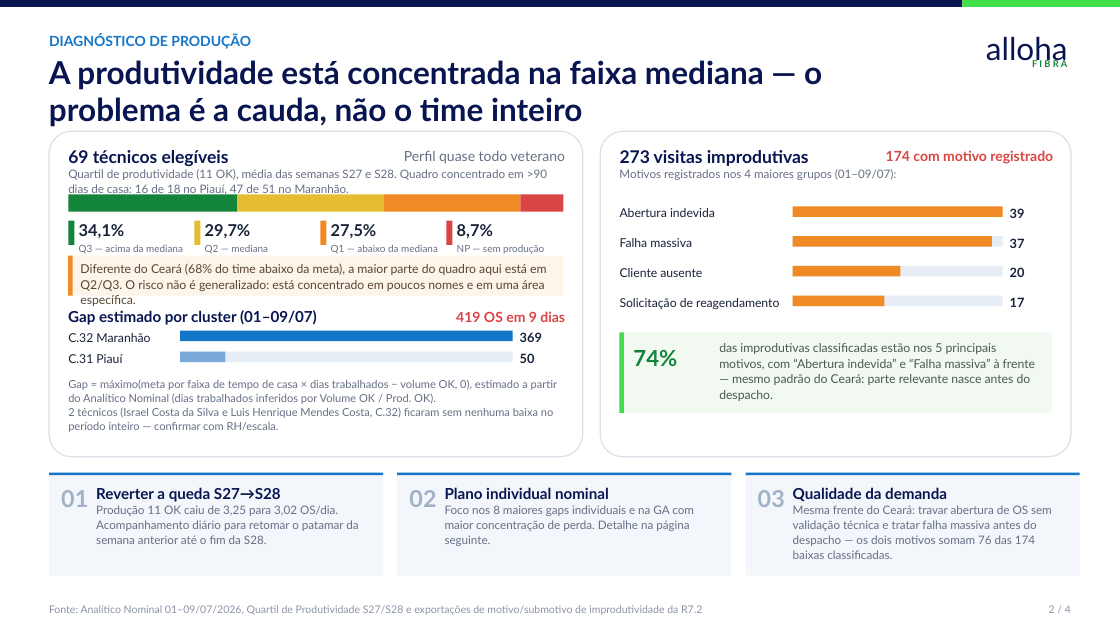
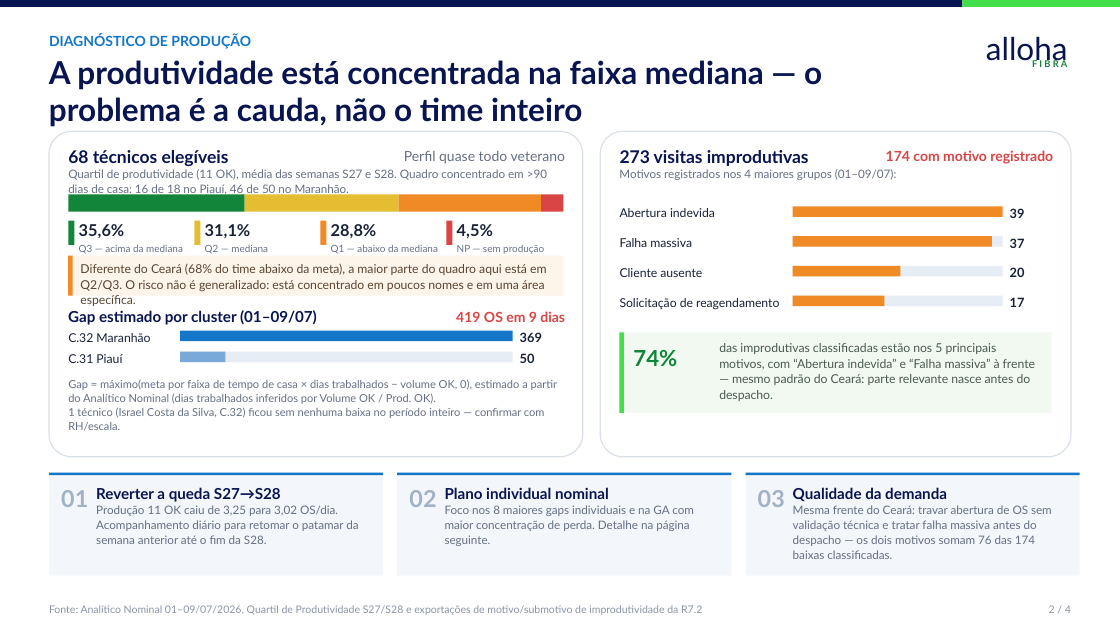
Before and after one commit to durthvader/megabrain, a slide deck: slide 2 of outputs/3ps/3Ps_MaranhaoPiaui_Executivo.pptx. Drawn at 1120x630 pixels with LibreOffice and Linux fonts; fonts in the diff are those of the drawing. Boxes give left, top, right and bottom in pixels: in the first picture for what was removed or moved away, otherwise in the second. Text is boxed around its words. In the diff, an @@ line names an element or a change of style, - is before the commit and + after.

```diff
--- a/outputs/3ps/3Ps_MaranhaoPiaui_Executivo.pptx
+++ b/outputs/3ps/3Ps_MaranhaoPiaui_Executivo.pptx
@@ text at bbox=[68, 169, 547, 196]: text changed @@
-Quartil de produtividade (11 OK), média das semanas S27 e S28. Quadro concentrado em >90 dias de casa: 16 de 18 no Piauí, 47 de 51 no Maranhão.
+Quartil de produtividade (11 OK), média das semanas S27 e S28. Quadro concentrado em >90 dias de casa: 16 de 18 no Piauí, 46 de 50 no Maranhão.
@@ text at bbox=[68, 150, 229, 166]: text changed @@
-69 técnicos elegíveis
+68 técnicos elegíveis
@@ rectangle: place and size @@
-rectangle at bbox=[68, 194, 237, 212]
+rectangle at bbox=[68, 194, 245, 212]
@@ rectangle: place and size @@
-rectangle at bbox=[237, 194, 384, 212]
+rectangle at bbox=[245, 194, 398, 212]
@@ rectangle: place and size @@
-rectangle at bbox=[384, 194, 520, 212]
+rectangle at bbox=[399, 194, 542, 212]
@@ rectangle: place and size @@
-rectangle at bbox=[521, 194, 564, 212]
+rectangle at bbox=[541, 194, 564, 212]
@@ text at bbox=[79, 224, 125, 238]: text changed @@
-34,1%
+35,6%
@@ text at bbox=[205, 224, 251, 238]: text changed @@
-29,7%
+31,1%
@@ text at bbox=[331, 224, 377, 238]: text changed @@
-27,5%
+28,8%
@@ text at bbox=[457, 224, 493, 238]: text changed @@
-8,7%
+4,5%
@@ text at bbox=[68, 407, 545, 431]: text changed @@
-2 técnicos (Israel Costa da Silva e Luis Henrique Mendes Costa, C.32) ficaram sem nenhuma baixa no período inteiro — confirmar com RH/escala.
+1 técnico (Israel Costa da Silva, C.32) ficou sem nenhuma baixa no período inteiro — confirmar com RH/escala.
```
Also in this commit, not shown: 3 other slides changed, 2 other files.
